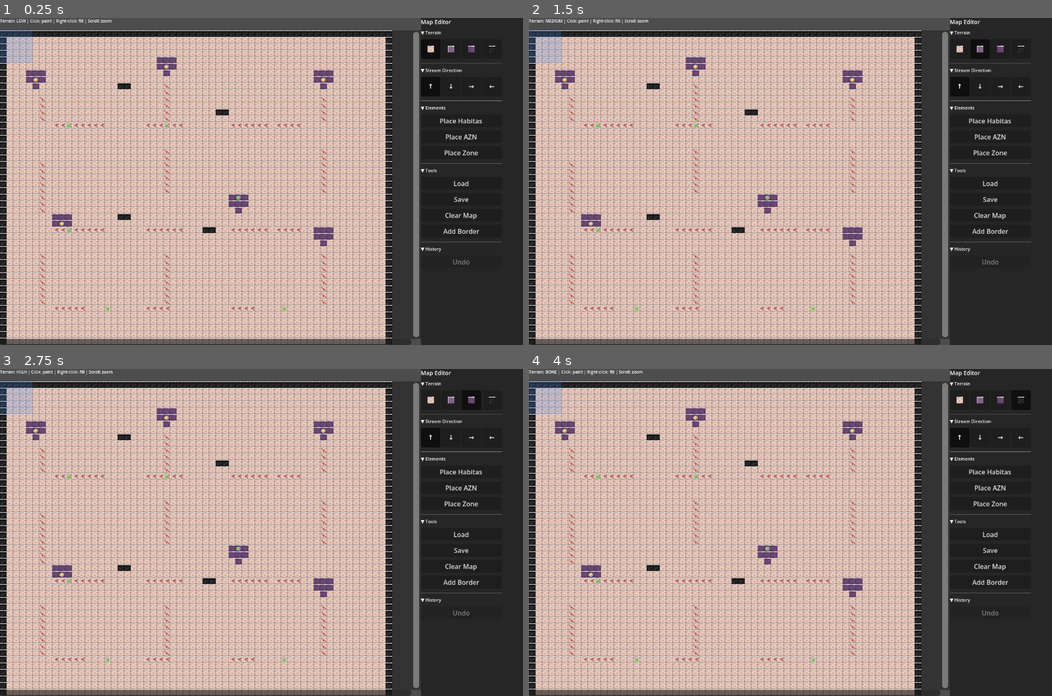
Above: before the commit, frames 1-4 (two rows, left to right).
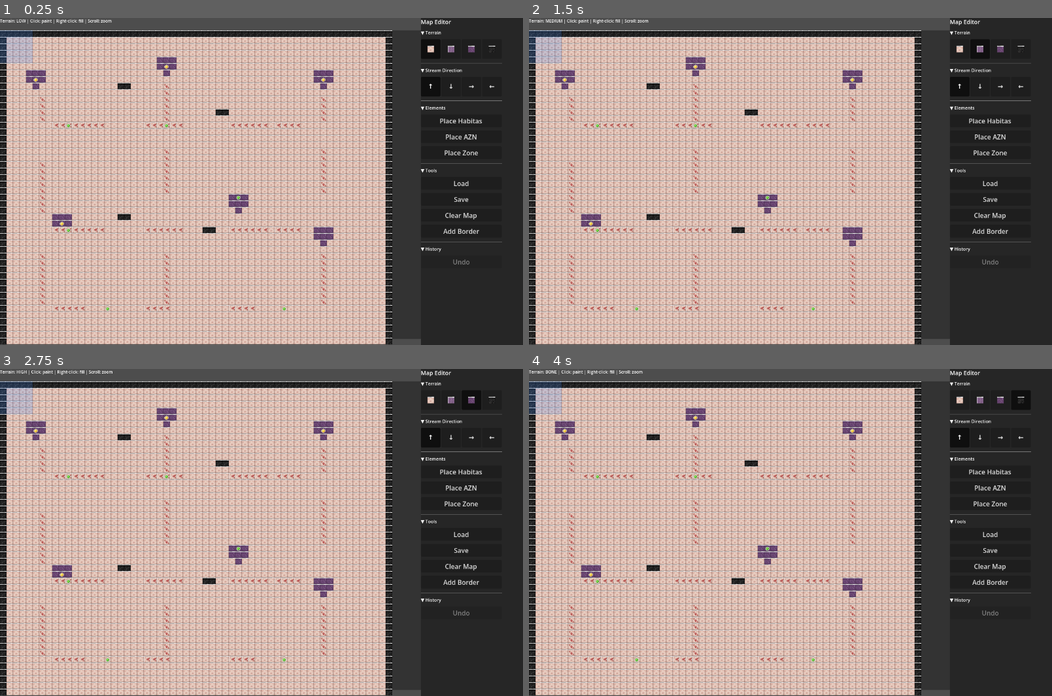
Above: after the commit, the same moments.

Repository: Habitas-Games/nano-bot
Game: Godot game, scene res://scenes/map_editor_scene.tscn
Two runs of this game, one before a commit and one after it. Both use one fixed random seed, a clock stepped at 60 frames per second and the inputs below. This scene is started directly instead of the project's main scene.
Inputs (mouse positions are in pixels of both pictures, inside the frame that each line leads up to):
- Up to frame 1 (0.25 s): no input
- Up to frame 2 (1.5 s): click (957, 50) at 0.52 s; click (978, 50) at 1.27 s
- Up to frame 3 (2.75 s): click (470, 401) at 2.02 s
- Up to frame 4 (4 s): click (1020, 401) at 2.77 s; click "↑" at 3.5 s

The runs differ from the first frame. In frame 1, 2.6% of the frame differs, in the area x 0-81%, y 4-100%; in frame 2, 2.6%; in frame 3, 2.6%; in frame 4, 2.6%.

Commit message:
Remove broken scrollbars, add hand cursor for panning
REMOVED:
✅ Removed scrollbar UI code (wasn't working)
✅ Removed scrollbar variable references
✅ Removed _update_scrollbars() function

ADDED:
✅ Hand cursor (CURSOR_MOVE) when middle-click dragging
✅ Arrow cursor when not panning
✅ Cursor updates in real-time

PANNING:
- Middle-click + drag to pan map
- Hand cursor shows when dragging
- Arrow cursor when hovering normally

Back to basics: focus on what works (painting, zoom, pan)
before adding more complex features.

Co-Authored-By: Claude Sonnet 4.6 <noreply@anthropic.com>

Diff:
--- a/src/ui/map_editor/map_editor.gd
+++ b/src/ui/map_editor/map_editor.gd
@@ -44,8 +44,6 @@
 var stream_buttons: Dictionary = {}
 var undo_btn: Button
 var brush_cursor_pos: Vector2i = Vector2i(-1, -1)
-var hscroll: HScrollBar
-var vscroll: VScrollBar
 
 # History
 var history: Array = []
@@ -96,47 +94,11 @@
 
 	# Toolbar (empty for now - buttons moved to right panel)
 
-	# Canvas with scrollbars
-	var canvas_container = HBoxContainer.new()
-	canvas_container.size_flags_vertical = Control.SIZE_EXPAND_FILL
-	canvas_container.size_flags_horizontal = Control.SIZE_EXPAND_FILL
-	left.add_child(canvas_container)
-
-	# Canvas area (for drawing) - grows to fill space
-	var canvas = Control.new()
-	canvas.size_flags_vertical = Control.SIZE_EXPAND_FILL
-	canvas.size_flags_horizontal = Control.SIZE_EXPAND_FILL
-	canvas_container.add_child(canvas)
-
-	# Vertical scrollbar
-	vscroll = VScrollBar.new()
-	vscroll.custom_minimum_size = Vector2(15, 0)
-	vscroll.step = 1
-	vscroll.value_changed.connect(func(val: float):
-		scroll_y = int(val)
-		queue_redraw()
-	)
-	canvas_container.add_child(vscroll)
-
-	# Horizontal scrollbar + corner
-	var hscroll_container = HBoxContainer.new()
-	hscroll_container.custom_minimum_size = Vector2(0, 15)
-	left.add_child(hscroll_container)
-
-	hscroll = HScrollBar.new()
-	hscroll.custom_minimum_size = Vector2(0, 15)
-	hscroll.size_flags_horizontal = Control.SIZE_EXPAND_FILL
-	hscroll.step = 1
-	hscroll.value_changed.connect(func(val: float):
-		scroll_x = int(val)
-		queue_redraw()
-	)
-	hscroll_container.add_child(hscroll)
-
-	# Corner spacer
-	var corner = Control.new()
-	corner.custom_minimum_size = Vector2(15, 15)
-	hscroll_container.add_child(corner)
+	# Canvas area
+	var spacer = Control.new()
+	spacer.custom_minimum_size = Vector2(0, 500)
+	spacer.size_flags_vertical = Control.SIZE_EXPAND_FILL
+	left.add_child(spacer)
 
 	# RIGHT: Control panel with expandable sections
 	var right = PanelContainer.new()
@@ -455,7 +417,6 @@
 	var cw = int(canvas_rect.size.x)
 	var ch = int(canvas_rect.size.y)
 
-	_update_scrollbars()
 	draw_rect(Rect2(cx, cy, cw, ch), Color(0.2, 0.2, 0.2))
 
 	# Draw cells
@@ -648,14 +609,20 @@
 		get_tree().root.set_input_as_handled()
 		return
 
-	# Pan (middle-click drag)
+	# Pan (middle-click drag) with hand cursor
 	if event is InputEventMouseMotion and event.button_mask & MOUSE_BUTTON_MIDDLE:
+		set_default_cursor_shape(CURSOR_MOVE)
 		var delta = event.relative
 		var max_x = max(0, int(map_width * CELL_SIZE * zoom - cw))
 		var max_y = max(0, int(map_height * CELL_SIZE * zoom - ch))
 		scroll_x = clampi(scroll_x - int(delta.x), 0, max_x)
 		scroll_y = clampi(scroll_y - int(delta.y), 0, max_y)
 		queue_redraw()
+		return
+
+	# Reset cursor when not panning
+	if event is InputEventMouseMotion:
+		set_default_cursor_shape(CURSOR_ARROW)
 
 func _is_in_canvas(pos: Vector2) -> bool:
 	var cx = int(canvas_rect.position.x)
@@ -769,22 +736,6 @@
 	if status_label:
 		status_label.text = status
 
-func _update_scrollbars() -> void:
-	var canvas_width = int(canvas_rect.size.x)
-	var canvas_height = int(canvas_rect.size.y)
-	var map_pixel_width = int(map_width * CELL_SIZE * zoom)
-	var map_pixel_height = int(map_height * CELL_SIZE * zoom)
-
-	if hscroll:
-		hscroll.max_value = max(0, map_pixel_width - canvas_width)
-		hscroll.page = canvas_width
-		hscroll.value = scroll_x
-
-	if vscroll:
-		vscroll.max_value = max(0, map_pixel_height - canvas_height)
-		vscroll.page = canvas_height
-		vscroll.value = scroll_y
-
 func _show_load_dialog() -> void:
 	var dir = DirAccess.open("res://maps/")
 	if not dir:
